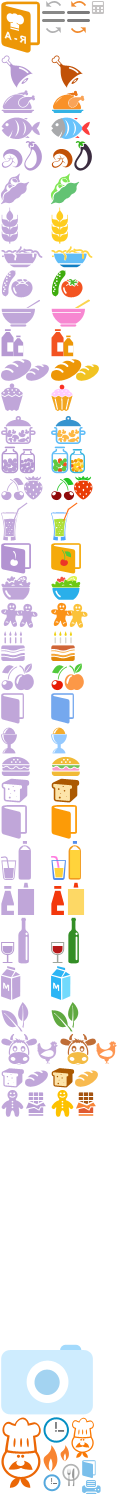
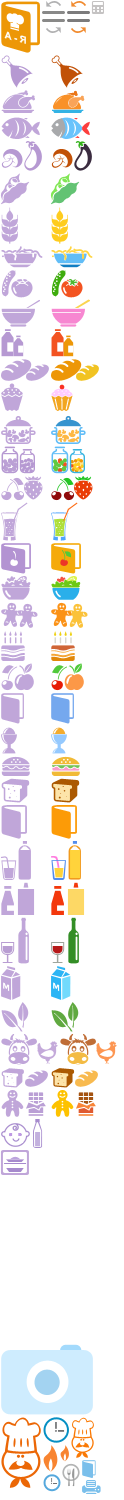
Layers edited between the first and the second 124×1500 image:
added layer "Фигура 416" above "Фигура 411" over [0, 1150, 29, 1175]
added layer "Фигура 411" above "Фигура 331" over [1, 1119, 43, 1148]
